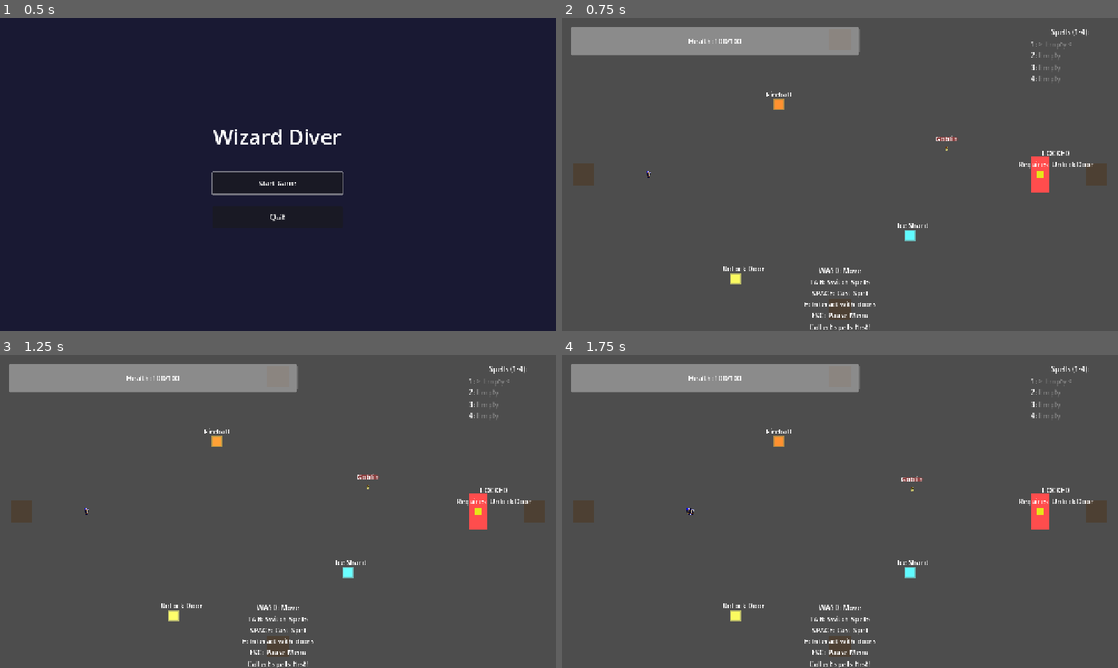
Above: before the commit, frames 1-4 (two rows, left to right).
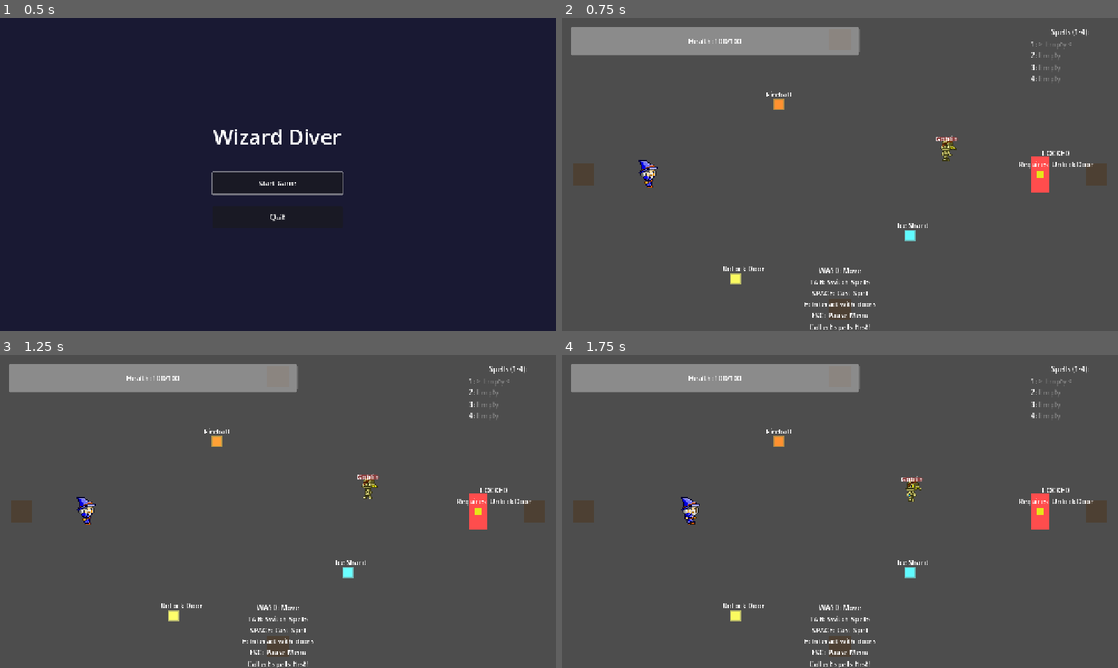
Above: after the commit, the same moments.

Repository: john5652/WizardDiving
Game: Godot game, scene res://scenes/start_menu.tscn
The game is run twice, just before and just after one commit, with the same random seed, the same clock (stepped at 60 frames per second) and the same inputs.
Inputs (mouse positions are in pixels of both pictures, inside the frame that each line leads up to):
- Up to frame 1 (0.5 s): no input
- Up to frame 2 (0.75 s): click "Start Game" at 0.5 s
- Up to frame 3 (1.25 s): no input
- Up to frame 4 (1.75 s): tap Enter (ui_accept) at 1.25, 1.52 s; move the mouse to (962, 495) at 1.27 s; hold D (move_right) from 1.28 s (still down); tap Space (cast_current_spell) at 1.35 s

Frame 1 is identical in both runs. In frame 2, 0.3% of the frame differs, in the area x 13-71%, y 38-55%; in frame 3, 0.3%; in frame 4, 0.3%, in the area x 21-65%, y 39-55%.

Commit message:
added animations

Diff:
--- a/godot-project/scenes/test_level.tscn
+++ b/godot-project/scenes/test_level.tscn
@@ -47,14 +47,15 @@
 room_id = "test_room_01"
 room_name = "Test Chamber"
 
-[node name="Background" type="ColorRect" parent="Room"]
+[node name="Background" type="TextureRect" parent="Room"]
 layout_mode = 3
 anchors_preset = 15
 anchor_right = 1.0
 anchor_bottom = 1.0
 grow_horizontal = 2
 grow_vertical = 2
-color = Color(0.1, 0.1, 0.15, 1)
+expand_mode = 1
+stretch_mode = 5
 
 [node name="Walls" type="Node2D" parent="Room"]
 
@@ -114,7 +115,7 @@
 position = Vector2(200, 360)
 script = ExtResource("1_player")
 
-[node name="Visual" type="Sprite2D" parent="Room/Player"]
+[node name="Visual" type="AnimatedSprite2D" parent="Room/Player"]
 
 [node name="CollisionShape2D" type="CollisionShape2D" parent="Room/Player"]
 shape = SubResource("player_shape")
@@ -295,7 +296,7 @@
 damage = 5
 experience_reward = 15
 
-[node name="Visual" type="Sprite2D" parent="Room/Enemies/Goblin"]
+[node name="Visual" type="AnimatedSprite2D" parent="Room/Enemies/Goblin"]
 
 [node name="CollisionShape2D" type="CollisionShape2D" parent="Room/Enemies/Goblin"]
 shape = SubResource("enemy_shape")
--- a/godot-project/scripts/enemies/enemy.gd
+++ b/godot-project/scripts/enemies/enemy.gd
@@ -9,7 +9,7 @@
 @export var damage: int = 10
 @export var experience_reward: int = 10
 
-@onready var visual: Sprite2D = $Visual
+@onready var visual: AnimatedSprite2D = $Visual
 @onready var collision: CollisionShape2D = $CollisionShape2D
 
 var current_health: int
@@ -24,14 +24,10 @@
 	find_player()
 	add_to_group("enemies")
 
-	# Load goblin sprite texture
+	# Set up goblin animations
 	if visual:
-		var texture_path = "res://assets/sprites/characters/enemies/pixelantasy_goblin/PNG/goblin_2.png"
-		if ResourceLoader.exists(texture_path):
-			visual.texture = load(texture_path)
-			visual.scale = Vector2(0.4, 0.4)  # Scale down from 64-96px
-		else:
-			print("Warning: Goblin texture not found at: ", texture_path)
+		setup_goblin_animations()
+		visual.scale = Vector2(1.8, 1.8)  # Increased scale for better visibility
 
 	print("Enemy initialized: ", enemy_name)
 
@@ -77,8 +73,17 @@
 	if player:
 		var direction = (player.global_position - global_position).normalized()
 		velocity = direction * speed
+		# Play walk animation when moving
+		if visual and visual.sprite_frames and visual.sprite_frames.has_animation("walk"):
+			visual.play("walk")
+		# Flip sprite based on movement direction
+		if visual and direction.x != 0:
+			visual.scale.x = sign(direction.x) * abs(visual.scale.x)
 	else:
 		velocity = Vector2.ZERO
+		# Play idle animation when not moving
+		if visual and visual.sprite_frames and visual.sprite_frames.has_animation("idle"):
+			visual.play("idle")
 
 func take_damage(amount: int, source: Node2D = null):
 	"""Take damage and check for death"""
@@ -136,3 +141,31 @@
 	# This is for Area2D collision detection
 	# For CharacterBody2D, we handle damage in _physics_process
 	pass
+
+func setup_goblin_animations():
+	"""Set up goblin sprite animations using SpriteFrames"""
+	if not visual:
+		return
+
+	var sprite_frames = SpriteFrames.new()
+	sprite_frames.remove_animation("default")
+
+	var base_path = "res://assets/sprites/characters/enemies/pixelantasy_goblin/PNG/"
+
+	# Create idle animation (using first walk frame as idle)
+	var idle_path = base_path + "goblin_2_walk_001.png"
+	if ResourceLoader.exists(idle_path):
+		sprite_frames.add_animation("idle")
+		sprite_frames.set_animation_speed("idle", 4.0)
+		sprite_frames.add_frame("idle", load(idle_path))
+
+	# Create walk animation (8 frames)
+	sprite_frames.add_animation("walk")
+	sprite_frames.set_animation_speed("walk", 8.0)
+	for i in range(1, 9):
+		var frame_path = base_path + "goblin_2_walk_%03d.png" % i
+		if ResourceLoader.exists(frame_path):
+			sprite_frames.add_frame("walk", load(frame_path))
+
+	visual.sprite_frames = sprite_frames
+	visual.play("idle")
--- a/godot-project/scripts/exploration/room.gd
+++ b/godot-project/scripts/exploration/room.gd
@@ -9,10 +9,20 @@
 var doors: Array = []  # Array of Door nodes
 var enemies: Array = []  # Array of Enemy nodes
 
+@onready var background: TextureRect = $Background
+
 func _ready():
 	# Find all doors and enemies in this room
 	doors = _find_children_of_type("Door")
 	enemies = _find_children_of_type("Enemy")
+
+	# Load background texture
+	if background:
+		var texture_path = "res://assets/sprites/environment/dungeons/fantasy_001_1920x1080.png"
+		if ResourceLoader.exists(texture_path):
+			background.texture = load(texture_path)
+		else:
+			print("Warning: Background texture not found at: ", texture_path)
 
 	print("Room initialized: ", room_name, " (", room_id, ")")
 
--- a/godot-project/scripts/player/player.gd
+++ b/godot-project/scripts/player/player.gd
@@ -9,7 +9,7 @@
 @export var max_health: int = 100
 @export var current_health: int = 100
 
-@onready var visual: Sprite2D = $Visual
+@onready var visual: AnimatedSprite2D = $Visual
 @onready var collision_shape: CollisionShape2D = $CollisionShape2D
 @onready var spell_cast_point: Node2D = $SpellCastPoint
 
@@ -33,14 +33,10 @@
 	# Initialize equipped_spells with 4 null slots
 	equipped_spells.resize(4)
 
-	# Load wizard sprite texture
+	# Set up wizard animations
 	if visual:
-		var texture_path = "res://assets/sprites/characters/player/Wizard 1/PNG/wizard_1.png"
-		if ResourceLoader.exists(texture_path):
-			visual.texture = load(texture_path)
-			visual.scale = Vector2(0.5, 0.5)  # Scale down from 64-96px to ~32-48px
-		else:
-			print("Warning: Wizard texture not found at: ", texture_path)
+		setup_wizard_animations()
+		visual.scale = Vector2(2.0, 2.0)  # Increased scale for better visibility
 
 	print("Player initialized")
 	print("Controls: WASD to move, TAB to switch spells, SPACE to cast")
@@ -67,13 +63,22 @@
 		var lerp_factor = 1.0 - exp(-acceleration * delta)
 		velocity = velocity.lerp(target_velocity, lerp_factor)
 
-		# Flip visual based on direction
+		# Flip visual based on direction and play animation
 		if input_vector.x != 0 and visual:
-			visual.scale.x = sign(input_vector.x)
+			visual.scale.x = sign(input_vector.x) * abs(visual.scale.x)
+			if velocity.length() > speed * 0.7:
+				if visual.sprite_frames and visual.sprite_frames.has_animation("run"):
+					visual.play("run")
+			else:
+				if visual.sprite_frames and visual.sprite_frames.has_animation("walk"):
+					visual.play("walk")
 	else:
 		# Apply friction when no input - also use exponential interpolation
 		var lerp_factor = 1.0 - exp(-friction * delta)
 		velocity = velocity.lerp(Vector2.ZERO, lerp_factor)
+		# Play idle animation when not moving
+		if visual and visual.sprite_frames and visual.sprite_frames.has_animation("idle"):
+			visual.play("idle")
 
 	# Use move_and_slide with exclusion for enemies (so they don't block)
 	move_and_slide()
@@ -352,3 +357,39 @@
 			if objective.get("type", "") == quest_type and not objective.get("completed", false):
 				quest.complete_objective(i)
 				break
+
+func setup_wizard_animations():
+	"""Set up wizard sprite animations using SpriteFrames"""
+	if not visual:
+		return
+
+	var sprite_frames = SpriteFrames.new()
+	sprite_frames.remove_animation("default")
+
+	var base_path = "res://assets/sprites/characters/player/Wizard 1/PNG/"
+
+	# Create idle animation (using first walk frame as idle)
+	var idle_path = base_path + "wizard_1_walk_001.png"
+	if ResourceLoader.exists(idle_path):
+		sprite_frames.add_animation("idle")
+		sprite_frames.set_animation_speed("idle", 4.0)
+		sprite_frames.add_frame("idle", load(idle_path))
+
+	# Create walk animation (8 frames)
+	sprite_frames.add_animation("walk")
+	sprite_frames.set_animation_speed("walk", 8.0)
+	for i in range(1, 9):
+		var frame_path = base_path + "wizard_1_walk_%03d.png" % i
+		if ResourceLoader.exists(frame_path):
+			sprite_frames.add_frame("walk", load(frame_path))
+
+	# Create run animation (8 frames)
+	sprite_frames.add_animation("run")
+	sprite_frames.set_animation_speed("run", 10.0)
+	for i in range(1, 9):
+		var frame_path = base_path + "wizard_1_run_%03d.png" % i
+		if ResourceLoader.exists(frame_path):
+			sprite_frames.add_frame("run", load(frame_path))
+
+	visual.sprite_frames = sprite_frames
+	visual.play("idle")
Not shown, added: ANIMATION_SETUP_HELPER.md
Not shown, added: ASSET_FIXES_COMPLETE.md
